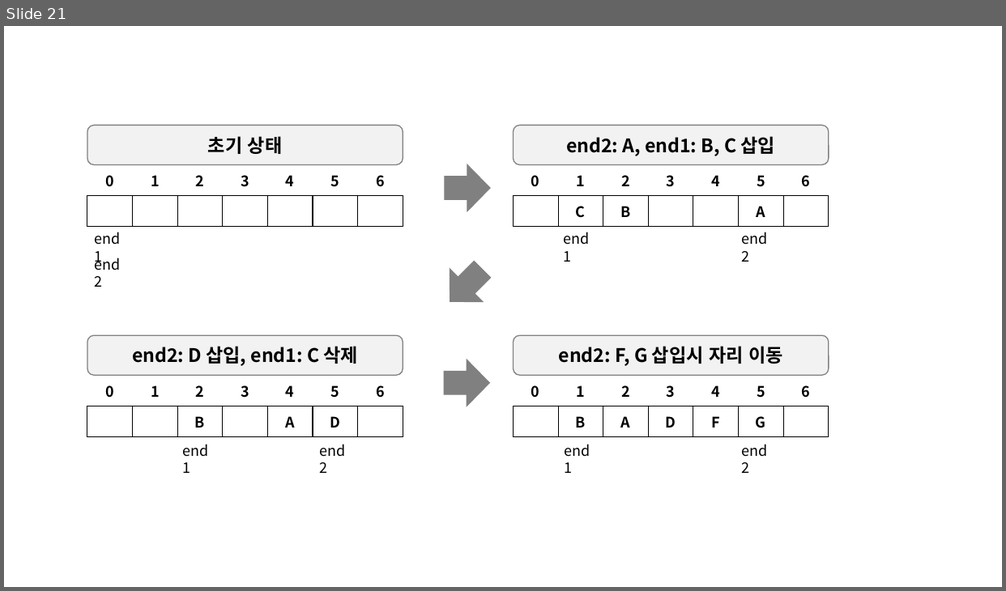
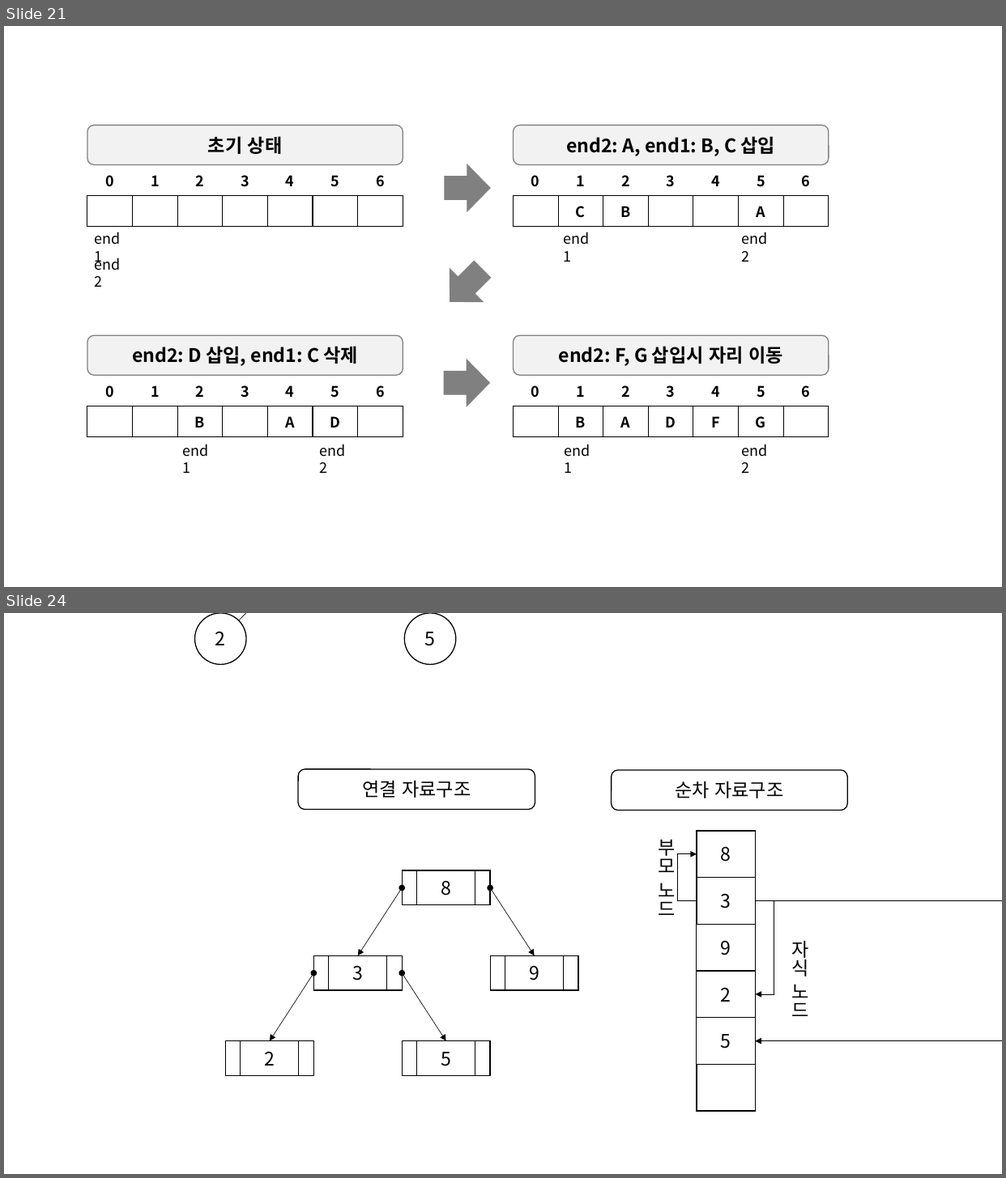
Before and after one commit to jjeong723/Study_note, a slide deck: 1st_study.pptx. Shown one above the other, each under a label of ours: slide 21 before the commit, slides 21 and 24 after it; the slides between them are not shown. The pictures are 1006x591 and 1006x1178 pixels, drawn with LibreOffice and Linux fonts; fonts in the diff are those of the drawing. Boxes give left, top, right and bottom in pixels: in the first picture for what was removed or moved away, otherwise in the second. Text is boxed around its words. In the diff, an @@ line names an element or a change of style, - is before the commit and + after.

```diff
--- a/1st_study.pptx
+++ b/1st_study.pptx
@@ slide 24 added at (4, 613, 1002, 1174), background #FFFFFF @@
@@ ellipse added at (195, 613, 246, 665), fill #FFFFFF, outline #000000 1 pt, 18 pt, text #000000 @@
+2
@@ line added from (333, 613) to (239, 620), #000000 0.5 pt @@
@@ ellipse added at (404, 613, 456, 665), fill #FFFFFF, outline #000000 1 pt, 18 pt, text #000000 @@
+5
@@ rounded rectangle added at (298, 769, 535, 810), fill #FFFFFF, outline #000000 1 pt, 18 pt, text #000000 @@
+연결 자료구조
@@ rounded rectangle added at (612, 770, 848, 811), fill #FFFFFF, outline #000000 1 pt, 18 pt, text #000000 @@
+순차 자료구조
@@ rectangle added at (697, 831, 755, 877), fill #FFFFFF, outline #000000 1 pt, 18 pt, text #000000 @@
+8
@@ text added at (658, 839, 675, 915), 18 pt, text #000000 @@
+부모 노드
@@ elbow arrow added from (697, 901) to (697, 854), #000000 0.5 pt @@
@@ rectangle added at (403, 871, 491, 905), fill #FFFFFF, outline #000000 1 pt @@
@@ rectangle added at (417, 871, 475, 905), fill #FFFFFF, outline #000000 1 pt, 18 pt, text #000000 @@
+8
@@ rectangle added at (697, 878, 755, 924), fill #FFFFFF, outline #000000 1 pt, 18 pt, text #000000 @@
+3
@@ double arrow added from (403, 888) to (358, 956), #000000 0.5 pt @@
@@ double arrow added from (491, 888) to (535, 956), #000000 0.5 pt @@
@@ elbow arrow added from (756, 901) to (756, 995), #000000 0.5 pt @@
@@ elbow arrow added from (756, 901) to (756, 1041), #000000 0.5 pt @@
@@ rectangle added at (697, 924, 756, 971), fill #FFFFFF, outline #000000 1 pt, 18 pt, text #000000 @@
+9
@@ text added at (791, 941, 808, 1016), 18 pt, text #000000 @@
+자식 노드
@@ double arrow added from (314, 973) to (270, 1041), #000000 0.5 pt @@
@@ rectangle added at (314, 956, 403, 990), fill #FFFFFF, outline #000000 1 pt @@
@@ rectangle added at (329, 956, 387, 990), fill #FFFFFF, outline #000000 1 pt, 18 pt, text #000000 @@
+3
@@ double arrow added from (403, 973) to (446, 1041), #000000 0.5 pt @@
@@ rectangle added at (491, 956, 579, 990), fill #FFFFFF, outline #000000 1 pt @@
@@ rectangle added at (505, 956, 564, 990), fill #FFFFFF, outline #000000 1 pt, 18 pt, text #000000 @@
+9
@@ rectangle added at (697, 971, 756, 1017), fill #FFFFFF, outline #000000 1 pt, 18 pt, text #000000 @@
+2
@@ rectangle added at (697, 1018, 756, 1064), fill #FFFFFF, outline #000000 1 pt, 18 pt, text #000000 @@
+5
@@ rectangle added at (226, 1041, 314, 1076), fill #FFFFFF, outline #000000 1 pt @@
@@ rectangle added at (241, 1041, 299, 1076), fill #FFFFFF, outline #000000 1 pt, 18 pt, text #000000 @@
+2
@@ rectangle added at (403, 1041, 491, 1076), fill #FFFFFF, outline #000000 1 pt @@
@@ rectangle added at (417, 1041, 475, 1076), fill #FFFFFF, outline #000000 1 pt, 18 pt, text #000000 @@
+5
@@ rectangle added at (697, 1064, 755, 1111), fill #FFFFFF, outline #000000 1 pt @@
```
Also in this commit, not shown: 3 other slides added, 8 other files.
